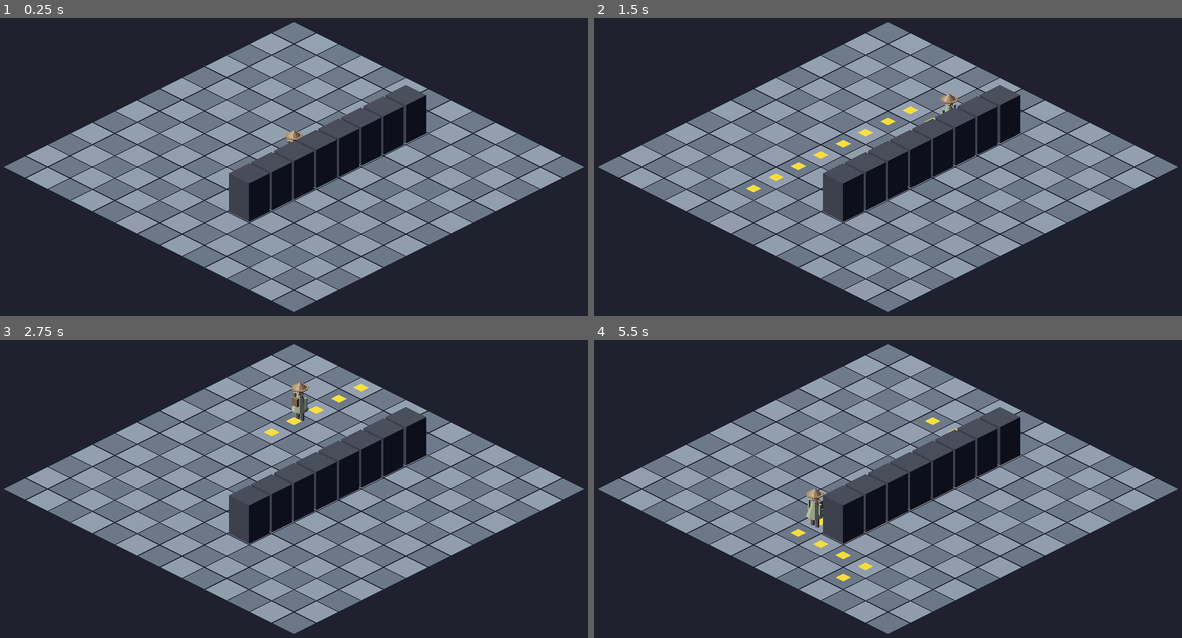
Above: before the commit, frames 1-4 (two rows, left to right).
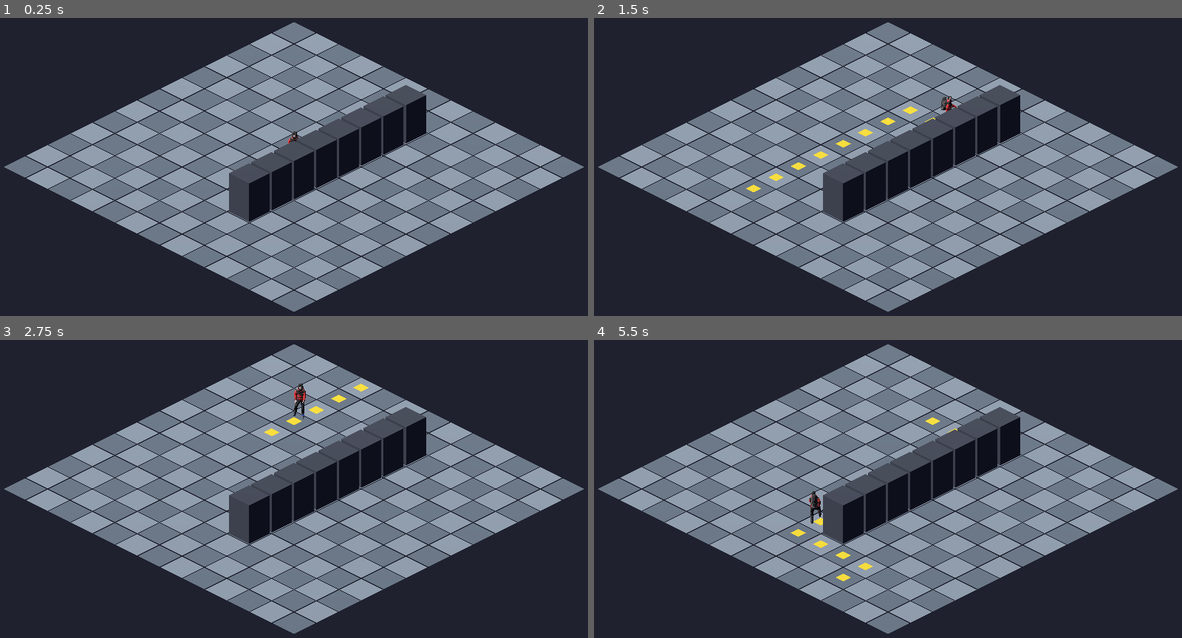
Above: after the commit, the same moments.

Repository: fazle1337-del/Tony-Umbrel
Game: Godot game, scene res://main.tscn
The game is run twice, just before and just after one commit, with the same random seed, the same clock (stepped at 60 frames per second) and the same inputs.
Inputs (mouse positions are in pixels of both pictures, inside the frame that each line leads up to):
- Up to frame 1 (0.25 s): no input
- Up to frame 2 (1.5 s): tap Enter at 0.5 s; move the mouse to (1017, 146) at 0.52 s; click (1017, 146) at 0.67 s; tap Space at 1.25 s; move the mouse to (770, 187) at 1.27 s; click (770, 187) at 1.42 s
- Up to frame 3 (2.75 s): move the mouse to (352, 390) at 2.02 s; click (352, 390) at 2.17 s
- Up to frame 4 (5.5 s): move the mouse to (858, 578) at 2.77 s; click (858, 578) at 2.92 s; move the mouse to (1064, 554) at 3.52 s; click (1064, 554) at 3.67 s; move the mouse to (711, 423) at 4.27 s; click (711, 423) at 4.42 s; move the mouse to (917, 489) at 5.02 s; click (917, 489) at 5.17 s

The runs differ from the first frame. In frame 1, less than 0.1% of the frame differs, in the area x 48-52%, y 37-43%; in frame 2, 0.1%; in frame 3, 0.3%; in frame 4, 0.3%, in the area x 36-40%, y 50-64%.

Commit message:
iso-game: swap player to a Sketchfab CC-BY explorer (hiker.glb)
Replace the procedural explorer with "Stylized Outdoor Explorer / Hiker" by
vaskar-das (Sketchfab, CC-BY), found and imported via the Sketchfab blender-mcp
integration. Stripped the artist's diorama, downscaled textures to 512px and
re-exported (~34MB -> ~1MB); set the glb import to embed textures so no sidecar
files land in assets/. Point PLAYER_MODEL at hiker.glb, tune PLAYER_SCALE,
remove explorer.glb, and record attribution in assets/CREDITS.md.

Co-Authored-By: Claude Opus 4.8 <noreply@anthropic.com>

Diff:
--- a/gamedev/iso-game/main.gd
+++ b/gamedev/iso-game/main.gd
@@ -15,8 +15,8 @@
 const GRID_RADIUS := 6          # grid spans -RADIUS..RADIUS on both axes
 const MOVE_SPEED := 4.0         # world units / second
 const PLAYER_Y := 0.0           # player rig origin is at the feet, on the ground
-const PLAYER_MODEL := "res://assets/explorer.glb"  # our model, see assets/CREDITS.md
-const PLAYER_SCALE := 0.5       # tuned so the model is ~1 cell tall
+const PLAYER_MODEL := "res://assets/hiker.glb"  # CC-BY, see assets/CREDITS.md
+const PLAYER_SCALE := 0.75      # tuned so the model is ~1 cell tall
 const SEED := 12345             # fixed so runs are reproducible
 const SCREENSHOT_FRAMES := 20   # frames to settle before capturing
 const SCREENSHOT_PATH := "res://screenshots/latest.png"
Binary file removed: gamedev/iso-game/assets/explorer.glb
Binary file added: gamedev/iso-game/assets/hiker.glb
Not shown, changed: gamedev/iso-game/assets/hiker.glb.import
Not shown, changed: gamedev/iso-game/CLAUDE.md
Not shown, changed: gamedev/iso-game/assets/CREDITS.md
